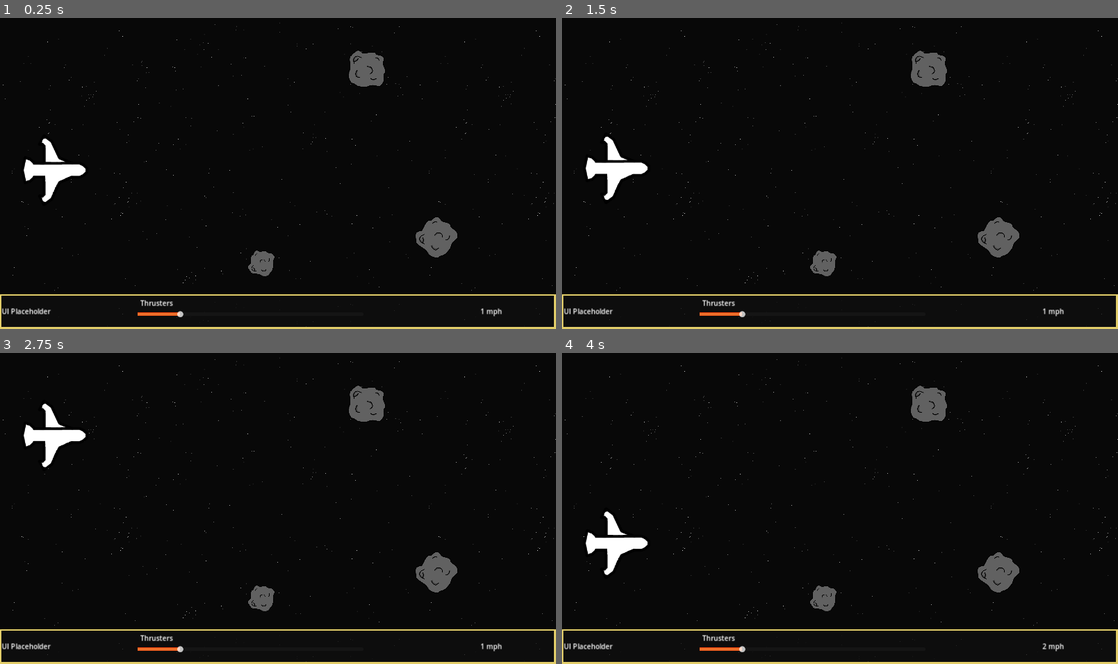
Above: before the commit, frames 1-4 (two rows, left to right).
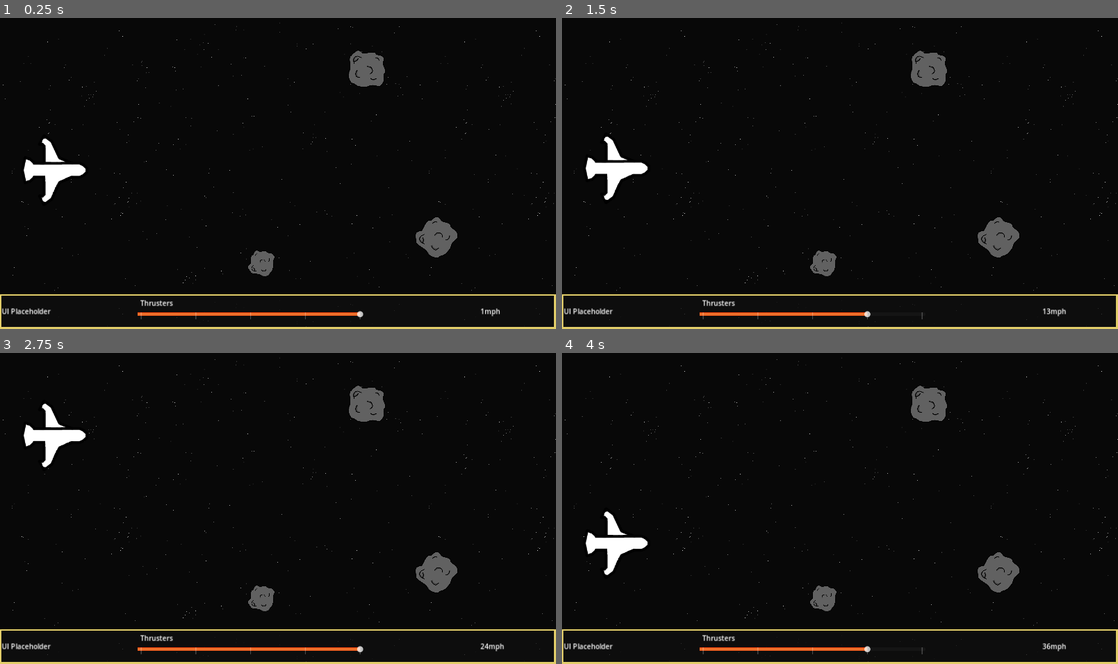
Above: after the commit, the same moments.

Repository: Harmoen/Never-Stop
Game: Godot game, scene res://source/main/main.tscn
Same seed, same stepped clock (60 frames per second), same inputs: the game is played once before the commit and once after it.
Inputs (mouse positions are in pixels of both pictures, inside the frame that each line leads up to):
- Up to frame 1 (0.25 s): no input
- Up to frame 2 (1.5 s): tap Enter at 0.5 s; move the mouse to (962, 157) at 0.52 s; press the mouse at (962, 157) at 0.53 s; hold D (throttle_up, bound only after the commit) 0.53-1.28 s; move the mouse to (728, 189) at 1.27 s; release the mouse at (728, 189) at 1.28 s; hold A (throttle_down, bound only after the commit) from 1.28 s (still down); click (728, 189) at 1.35 s
- Up to frame 3 (2.75 s): move the mouse to (333, 440) at 2.02 s; release A (throttle_down, bound only after the commit) at 2.03 s; press the mouse at (333, 440) at 2.03 s; hold D (throttle_up, bound only after the commit) from 2.03 s (still down)
- Up to frame 4 (4 s): move the mouse to (812, 570) at 2.77 s; release the mouse at (812, 570) at 2.78 s; click (812, 570) at 2.85 s; move the mouse to (1006, 555) at 3.52 s; release D (throttle_up, bound only after the commit) at 3.53 s; press the mouse at (1006, 555) at 3.53 s; hold A (throttle_down, bound only after the commit) from 3.53 s (still down)

The runs differ from the first frame. In frame 1, 0.4% of the frame differs, in the area x 25-91%, y 93-97%; in frame 2, 0.3%; in frame 3, 0.5%; in frame 4, 0.3%.

Commit message:
Added button mapping to throttle control

Diff:
--- a/project.godot
+++ b/project.godot
@@ -69,11 +69,16 @@
 , Object(InputEventJoypadButton,"resource_local_to_scene":false,"resource_name":"","device":-1,"button_index":12,"pressure":0.0,"pressed":true,"script":null)
 ]
 }
-shoot={
+throttle_up={
 "deadzone": 0.5,
-"events": [Object(InputEventMouseButton,"resource_local_to_scene":false,"resource_name":"","device":-1,"window_id":0,"alt_pressed":false,"shift_pressed":false,"ctrl_pressed":false,"meta_pressed":false,"button_mask":2,"position":Vector2(231, 16),"global_position":Vector2(240, 62),"factor":1.0,"button_index":2,"canceled":false,"pressed":true,"double_click":false,"script":null)
-, Object(InputEventKey,"resource_local_to_scene":false,"reso …(131 unchanged characters)… d":false,"keycode":0,"physical_keycode":32,"key_label":0,"unicode":32,"location":0,"echo":false,"script":null)
-, Object(InputEventKey,"resource_local_to_scene":false,"resource_name":"","device":-1,"window_id":0,"alt_pressed":false,"shift_pressed":false,"ctrl_pressed":false,"meta_pressed":false,"pressed":false,"keycode":0,"physical_keycode":68,"key_label":0,"unicode":100,"location":0,"echo":false,"script":null)
+"events": [Object(InputEventKey,"resource_local_to_scene":false,"resource_name":"","device":-1,"window_id":0,"alt_pressed":false,"shift_pressed":false,"ctrl_pressed":false,"meta_pressed":false,"pressed":false,"keycode":0,"physical_keycode":68,"key_label":0,"unicode":100,"location":0,"echo":false,"script":null)
+, Object(InputEventKey,"resource_local_to_scene":false,"reso …(131 unchanged characters)… d":false,"keycode":0,"physical_keycode":4194321,"key_label":0,"unicode":0,"location":0,"echo":false,"script":null)
+]
+}
+throttle_down={
+"deadzone": 0.5,
+"events": [Object(InputEventKey,"resource_local_to_scene":false,"resource_name":"","device":-1,"window_id":0,"alt_pressed":false,"shift_pressed":false,"ctrl_pressed":false,"meta_pressed":false,"pressed":false,"keycode":0,"physical_keycode":65,"key_label":0,"unicode":97,"location":0,"echo":false,"script":null)
+, Object(InputEventKey,"resource_local_to_scene":false,"resource_name":"","device":-1,"window_id":0,"alt_pressed":false,"shift_pressed":false,"ctrl_pressed":false,"meta_pressed":false,"pressed":false,"keycode":0,"physical_keycode":4194319,"key_label":0,"unicode":0,"location":0,"echo":false,"script":null)
 ]
 }
 
--- a/source/main/main.tscn
+++ b/source/main/main.tscn
@@ -1,10 +1,11 @@
-[gd_scene load_steps=8 format=3 uid="uid://b0j5744x2awu8"]
+[gd_scene load_steps=9 format=3 uid="uid://b0j5744x2awu8"]
 
 [ext_resource type="Script" path="res://source/main/main.gd" id="1_svqlp"]
 [ext_resource type="PackedScene" uid="uid://ds23o5u6thl0n" path="res://source/spaceship/spaceship.tscn" id="2_3spb5"]
 [ext_resource type="Texture2D" uid="uid://cmf33tq4ehg7x" path="res://assets/textures/placeholder/Sprite-0001.png" id="2_l7axo"]
 [ext_resource type="Script" path="res://source/ui/control_panel.gd" id="4_j3b12"]
 [ext_resource type="Texture2D" uid="uid://bfgvnmba3ehb3" path="res://assets/textures/placeholder/asteroid.png" id="4_vbc8j"]
+[ext_resource type="Script" path="res://source/ui/throttle.gd" id="5_3g2n2"]
 
 [sub_resource type="StyleBoxFlat" id="StyleBoxFlat_ekc2v"]
 bg_color = Color(0.0588235, 0.0588235, 0.0588235, 0.784314)
@@ -75,6 +76,7 @@
 text = "UI Placeholder"
 
 [node name="SpeedLabel" type="Label" parent="ControlPanel/Panel/Control/Label"]
+unique_name_in_owner = true
 layout_mode = 0
 offset_left = 1102.0
 offset_right = 1228.0
@@ -89,7 +91,8 @@
 offset_bottom = 4.0
 text = "Thrusters"
 
-[node name="HSlider" type="HSlider" parent="ControlPanel/Panel/Control"]
+[node name="Throttle" type="HSlider" parent="ControlPanel/Panel/Control"]
+unique_name_in_owner = true
 layout_mode = 0
 offset_left = 313.0
 offset_top = 34.0
@@ -97,7 +100,12 @@
 offset_bottom = 50.0
 theme_override_styles/grabber_area = SubResource("StyleBoxFlat_dj58t")
 theme_override_styles/grabber_area_highlight = SubResource("StyleBoxFlat_dj58t")
-value = 18.0
+max_value = 1.0
+step = 0.01
+value = 1.0
+tick_count = 5
+ticks_on_borders = true
+script = ExtResource("5_3g2n2")
 
 [node name="Asteroid" type="Sprite2D" parent="."]
 position = Vector2(846, 119)
--- a/source/spaceship/spaceship.gd
+++ b/source/spaceship/spaceship.gd
@@ -14,10 +14,12 @@
 var strafe_speed : float = 500
 var strafe_acceleration : float = 6
 
-var current_speed : float = 1:
-	set(new_speed):
-		current_speed = new_speed
-		UI.update_speed_display(current_speed)
+# I might make the speed not controlled by the spaceship, since it's controlled by throttle
+# And doesn't actually affect the position of the ship
+#var current_speed : float = 1:
+	#set(new_speed):
+		#current_speed = new_speed
+		#UI.update_speed_display(current_speed)
 #endregion
 
 
@@ -43,5 +45,3 @@
 		self.global_position.y + (direction * current_strafe_speed * delta),
 		MIN_HEIGHT,
 		MAX_HEIGHT)
-
-	current_speed += current_speed * 0.2 * delta
--- a/source/ui/control_panel.gd
+++ b/source/ui/control_panel.gd
@@ -1,5 +1,32 @@
 extends CanvasLayer
 
+enum UNITS {MILES_PER_HOUR, MILES_PER_SECOND,
+			KILOMETERS_PER_HOUR,KILOMETERS_PER_SECOND,
+			METERS_PER_HOUR, METERS_PER_SECOND,
+			MACH, KNOTS,
+			ASTRONOMICAL_UNITS_PER_DAY,
+			LIGHT_SPEED_FRACTION}
+
+@export var display_units : UNITS = UNITS.KILOMETERS_PER_HOUR
+
+@onready var throttle: Throttle = %Throttle
+@onready var speed_label: Label = %SpeedLabel
+
+var max_speed : float = 10
+# Current speed should be the same thing as acceleration
+var current_speed : float = 0
+var total_speed : float = 0:
+	set(new_speed):
+		total_speed = new_speed
+		speed_label.text = str(floor(total_speed), "mph")
+var acceleration : float = 10
 
 func _ready() -> void:
 	pass
+
+
+func _process(delta: float) -> void:
+	current_speed = lerp(current_speed, max_speed * throttle.value, acceleration * delta)
+
+	# There is no deceleration in space unless we add retrograde thrusters
+	total_speed += current_speed * delta
--- /dev/null
+++ b/source/ui/throttle.gd
@@ -0,0 +1,9 @@
+class_name Throttle
+extends HSlider
+
+
+func _unhandled_key_input(event: InputEvent) -> void:
+	if event.is_action_pressed("throttle_up"):
+		self.value = clamp(value + (1.0 / (tick_count - 1)),0,1)
+	elif event.is_action_pressed("throttle_down"):
+		self.value = clamp(value - (1.0 / (tick_count - 1)),0,1)
Not shown, changed: .gitignore
